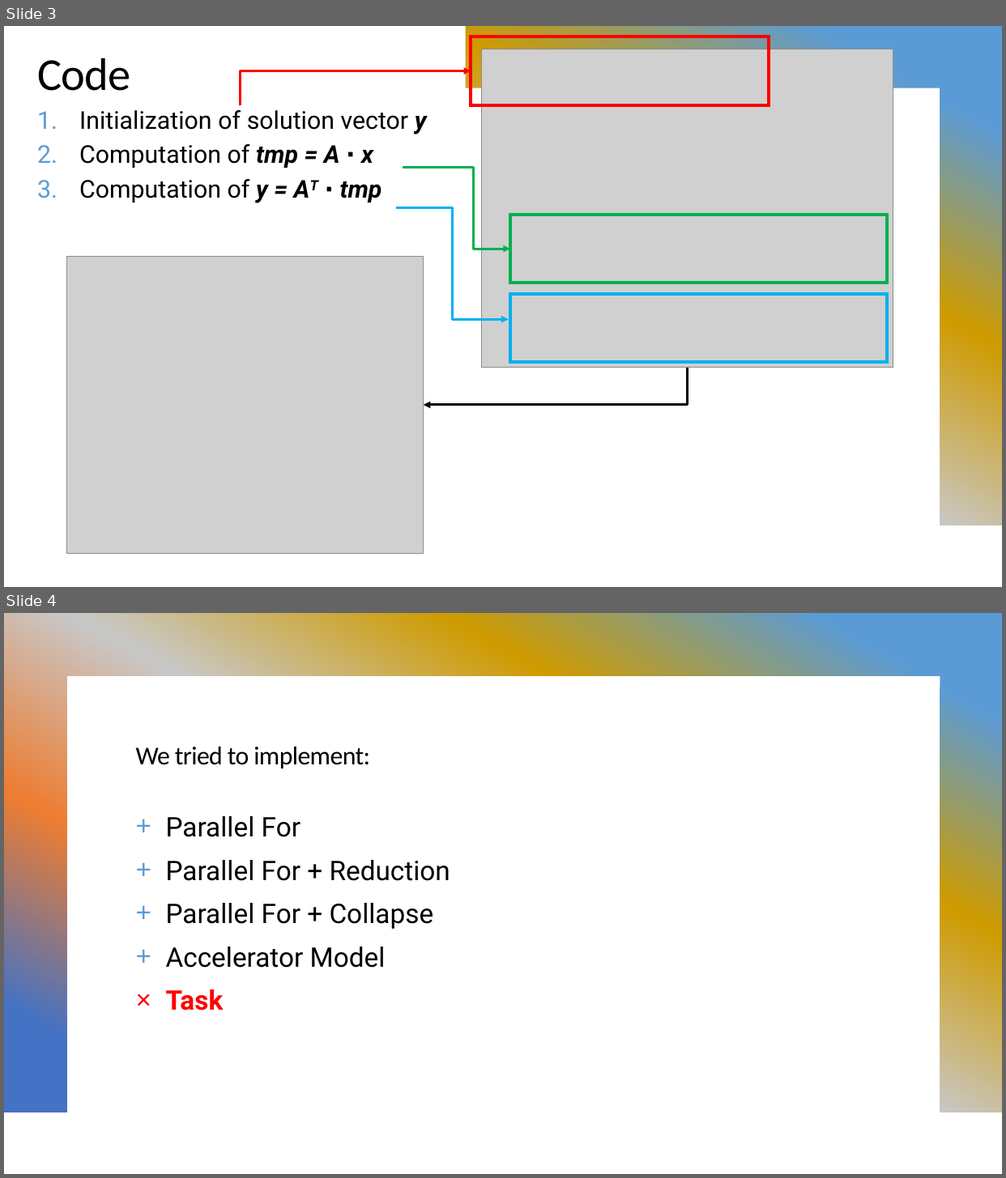
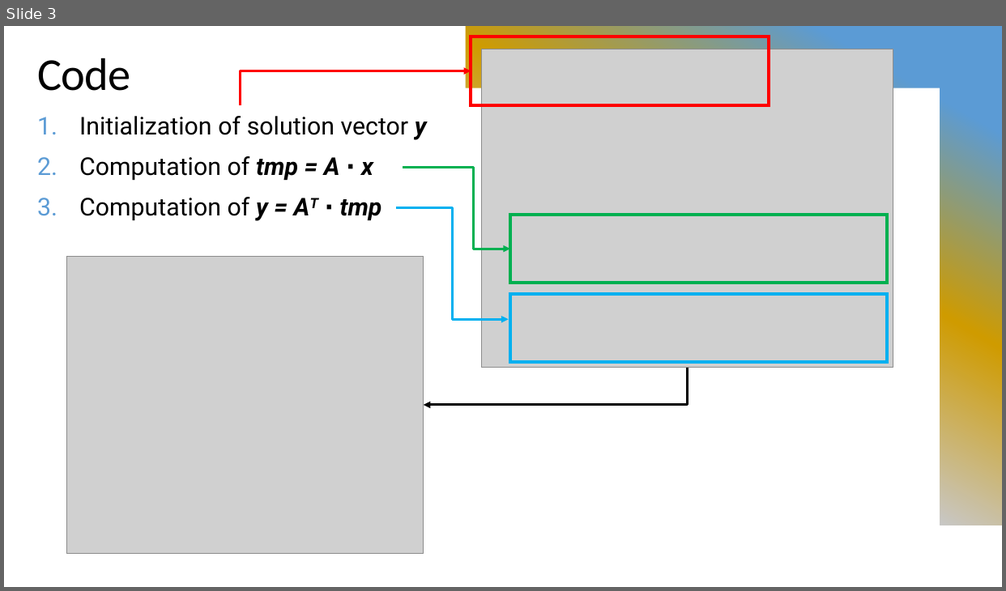
Before and after one commit to salor02/assignment-HPC, a slide deck: assignment-2/ATAX Problem Optimization.pptx. Shown one above the other, each under a label of ours: slides 3 and 4 before the commit, slide 3 after it. The pictures are 1006x1178 and 1006x591 pixels, drawn with LibreOffice and Linux fonts; fonts in the diff are those of the drawing; grey boxes stand for pictures. Boxes give left, top, right and bottom in pixels: in the first picture for what was removed or moved away, otherwise in the second. Text is boxed around its words. In the diff, an @@ line names an element or a change of style, - is before the commit and + after.

```diff
--- a/assignment-2/ATAX Problem Optimization.pptx
+++ b/assignment-2/ATAX Problem Optimization.pptx
@@ slide 4 removed at box(4, 613, 1002, 1174), background #FFFFFF; not listed: 1 template element that a slide beside it also shows @@
@@ title removed at box(136, 747, 370, 769) @@
-We tried to implement:
@@ text removed at box(166, 816, 450, 1011) @@
-+ Parallel For
-+ Parallel For + Reduction
-+ Parallel For + Collapse
-+ Accelerator Model
-× Task
@@ slide 3 changed as well @@
@@ text "Initialization of solution vector y" at box(79, 116, 427, 221): line spacing 0.85 to 1.05 @@
```
Also in this commit, not shown: 5 other slides changed, 3 slides added, 3 other slides removed.
